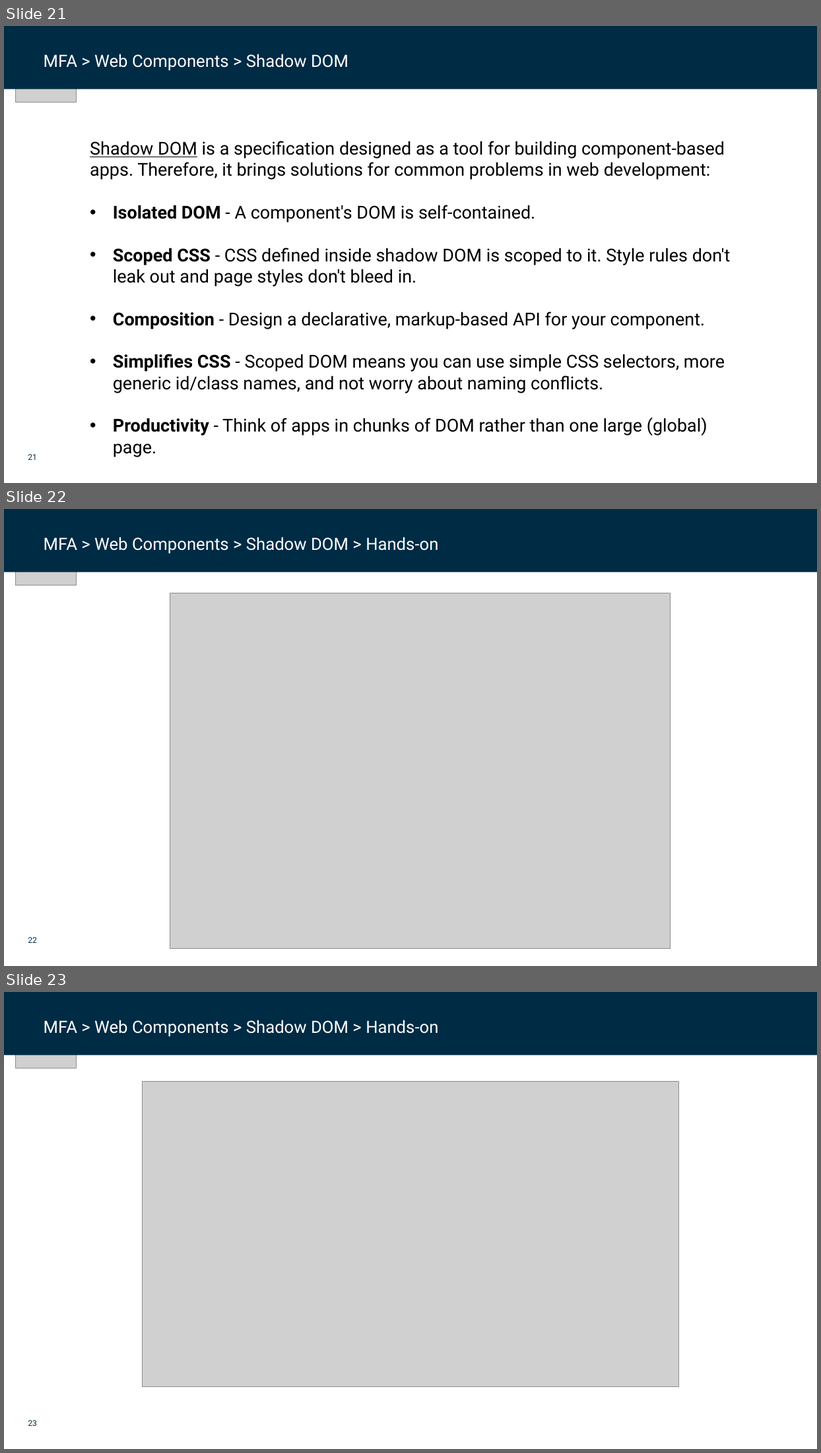
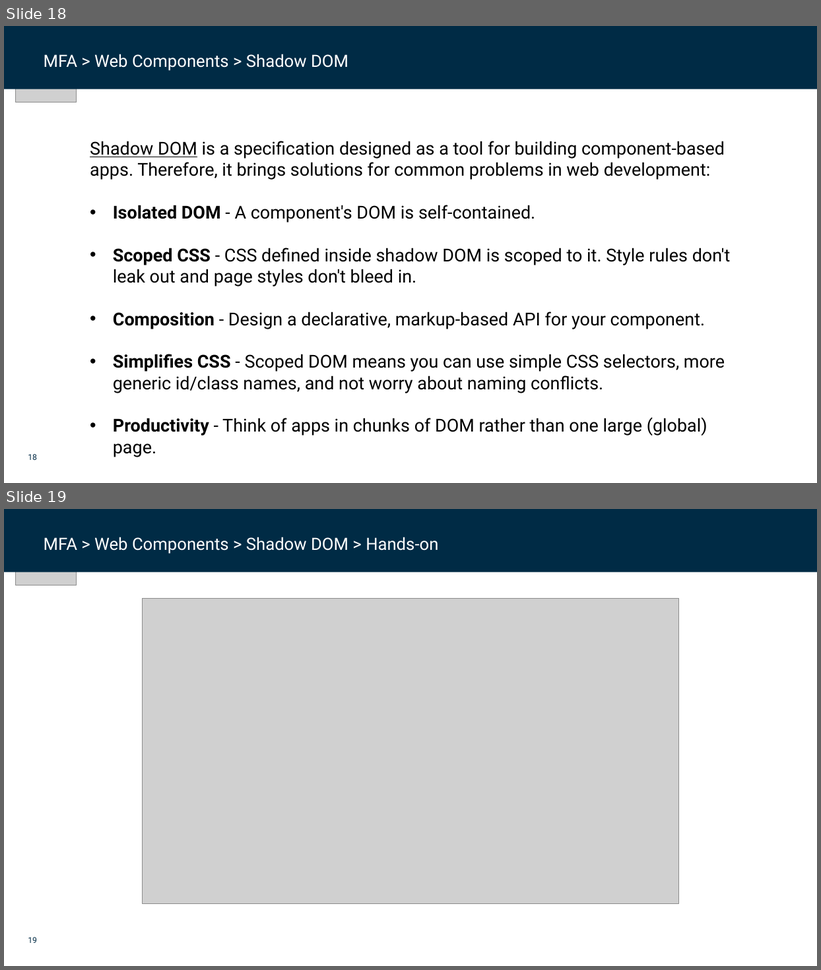
Before and after one commit to dfds/dojo, a slide deck: workshops/micro-frontend-architecture-deep-dive/micro_frontend_architecture_deep_dive.pptx. Shown one above the other, each under a label of ours: slides 21, 22 and 23 before the commit, slides 18 and 19 after it. The pictures are 821x1453 and 821x970 pixels, drawn with LibreOffice and Linux fonts; fonts in the diff are those of the drawing; grey boxes stand for pictures; background and template pictures are left out. Boxes give left, top, right and bottom in pixels: in the first picture for what was removed or moved away, otherwise in the second. Text is boxed around its words. In the diff, an @@ line names an element or a change of style, - is before the commit and + after.

```diff
--- a/workshops/micro-frontend-architecture-deep-dive/micro_frontend_architecture_deep_dive.pptx
+++ b/workshops/micro-frontend-architecture-deep-dive/micro_frontend_architecture_deep_dive.pptx
@@ slide 22 removed at [4, 509, 817, 966], background #FFFFFF; not listed: 1 template element that a slide beside it also shows @@
@@ rectangle removed at [4, 509, 817, 572] @@
@@ picture removed at [16, 509, 77, 586] @@
@@ text removed at [44, 537, 438, 554] @@
-MFA > Web Components > Shadow DOM > Hands-on
@@ rectangle removed at [736, 529, 797, 547] @@
@@ picture removed at [170, 593, 670, 949] @@
@@ what was slide 21 is now slide 18 @@
@@ page number at [28, 454, 37, 460]: text changed @@
-21
+18
@@ what was slide 23 is now slide 19 @@
@@ page number at [28, 937, 37, 943]: text changed @@
-23
+19
```
Also in this commit, not shown: 3 other slides removed.
